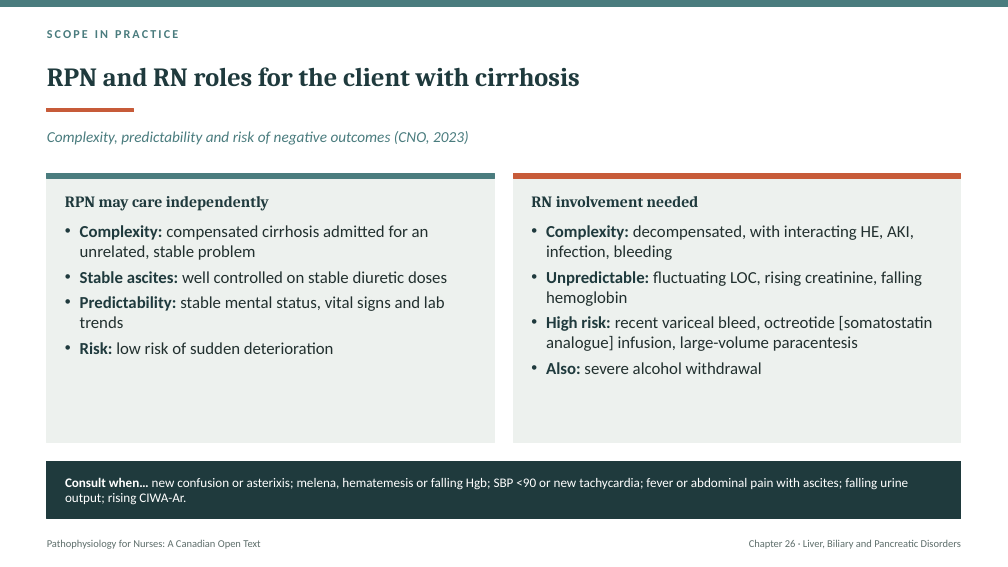
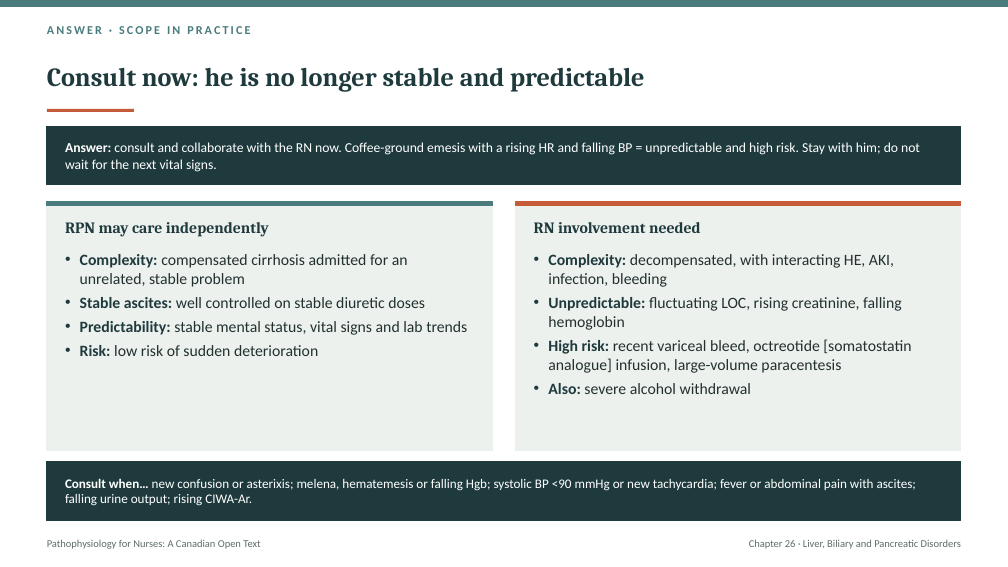
Before and after one commit to andrewleenl/opensourcenursing, a slide deck: slide 45 of Ch26_Liver_Biliary_and_Pancreatic_Disorders_Lecture_Presentation.pptx (slide 36 before the commit). Drawn at 1008x567 pixels with LibreOffice and Linux fonts; fonts in the diff are those of the drawing. Boxes give left, top, right and bottom in pixels: in the first picture for what was removed or moved away, otherwise in the second. Text is boxed around its words. In the diff, an @@ line names an element or a change of style, - is before the commit and + after.

```diff
--- a/Ch26_Liver_Biliary_and_Pancreatic_Disorders_Lecture_Presentation.pptx
+++ b/Ch26_Liver_Biliary_and_Pancreatic_Disorders_Lecture_Presentation.pptx
@@ text at <box>47,26,250,34</box>: text changed @@
-SCOPE IN PRACTICE
+ANSWER · SCOPE IN PRACTICE
@@ text "ANSWER · SCOPE IN PRACTICE" at <box>47,26,250,34</box>: vertical alignment middle to top @@
@@ title at <box>47,67,645,92</box>: text changed @@
-RPN and RN roles for the client with cirrhosis
+Consult now: he is no longer stable and predictable
@@ text removed at <box>47,131,469,145</box> @@
-Complexity, predictability and risk of negative outcomes (CNO, 2023)
@@ rectangle added at <box>47,127,961,185</box>, fill #1F3A3D, outline #1F3A3D 1 pt @@
@@ text added at <box>65,142,920,172</box>, 13 pt, text #FFFFFF @@
+Answer: consult and collaborate with the RN now. Coffee-ground emesis with a rising HR and falling BP = unpredictable and high risk. Stay with him; do not wait for the next vital signs.
@@ 2 texts, 1 rectangle: place and size @@
-2 texts, 1 rectangle at <box>47,174,699,211</box>
+2 texts, 1 rectangle at <box>47,201,701,237</box>
@@ rectangle: place and size @@
-rectangle at <box>47,174,495,442</box>
+rectangle at <box>47,201,492,451</box>
@@ rectangle: place and size @@
-rectangle at <box>513,174,961,442</box>
+rectangle at <box>516,201,961,451</box>
@@ rectangle: place and size @@
-rectangle at <box>513,174,961,178</box>
+rectangle at <box>516,201,961,206</box>
@@ text "Complexity: compensated cirrhosis admitted for ..." at <box>80,254,467,356</box>: size 16 to 15 pt @@
@@ text "Complexity: compensated cirrhosis admitted for ...": place and size @@
-text "Complexity: compensated cirrhosis admitted for ..." at <box>80,225,447,354</box>
+text "Complexity: compensated cirrhosis admitted for ..." at <box>80,254,467,356</box>
@@ text "Complexity: decompensated, with interacting HE, ...": place and size @@
-text "Complexity: decompensated, with interacting HE, ..." at <box>546,225,933,374</box>
+text "Complexity: decompensated, with interacting HE, ..." at <box>548,254,911,394</box>
@@ text "Complexity: decompensated, with interacting HE, ..." at <box>548,254,911,394</box>: size 16 to 15 pt @@
@@ text at <box>65,478,916,506</box>: text changed @@
-Consult when… new confusion or asterixis; melena, hematemesis or falling Hgb; SBP <90 or new tachycardia; fever or abdominal pain with ascites; falling urine output; rising CIWA-Ar.
+Consult when… new confusion or asterixis; melena, hematemesis or falling Hgb; systolic BP <90 mmHg or new tachycardia; fever or abdominal pain with ascites; falling urine output; rising CIWA-Ar.
```
Also in this commit, not shown: 34 other slides changed, 20 slides added, 15 slides removed, 2 other files.
